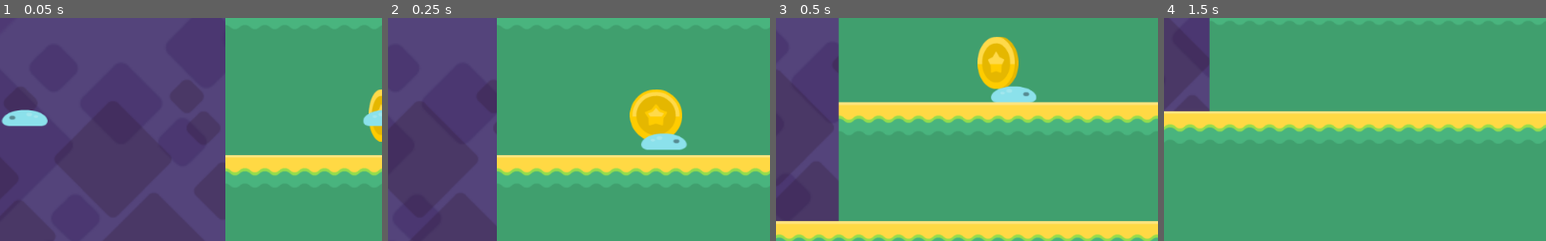
Above: before the commit, frames 1-4 (left to right).
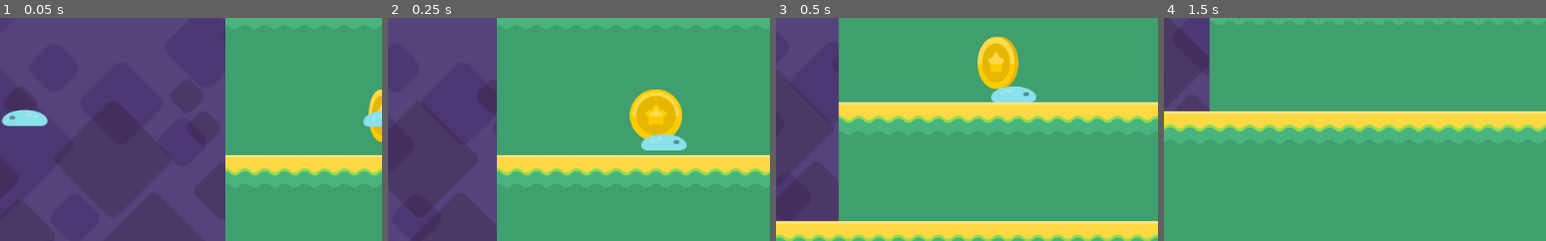
Above: after the commit, the same moments.

Repository: nkpresh/platforme-Game
Game: Godot game, scene res://Level1.tscn
The game is run twice, just before and just after one commit, with the same random seed, the same clock (stepped at 60 frames per second) and the same inputs.
Inputs:
- Up to frame 1 (0.05 s): no input
- Up to frame 2 (0.25 s): no input
- Up to frame 3 (0.5 s): no input
- Up to frame 4 (1.5 s): hold Right (right) from 0.53 s (still down); tap Up (jump) at 0.77 s
The pictures show only the part of the screen within x 50-100%, y 46-96%; the shares and areas given below are measured in that part.

The runs differ from the first frame. In frame 1, less than 0.1% of the frame differs, in the area x 95-100%, y 41-49%; in frame 2, 0.2%, in the area x 66-79%, y 51-60%; in frame 3, nothing differs; in frame 4, nothing differs.

Commit message:
cliff detection done

Diff:
--- a/Level1.tscn
+++ b/Level1.tscn
@@ -209,7 +209,7 @@
 position = Vector2( -832, 192 )
 
 [node name="enemy2" parent="enemies" instance=ExtResource( 10 )]
-position = Vector2( -256, 192 )
+position = Vector2( -256, 193.26 )
 direction = 1
 [connection signal="body_entered" from="fallzone" to="steve" method="_on_fallzone_body_entered"]
 [connection signal="coin_collected" from="coins/Coin" to="HUD" method="_on_Coin_coin_collected"]
--- a/enemy.gd
+++ b/enemy.gd
@@ -13,7 +13,7 @@
 
 func _physics_process(delta):
 
-	if is_on_wall() or not $floor_Checker.is_colliding() and is_on_floor():
+	if is_on_wall() or not $floor_Checker.is_colliding() and detects_cliffs and is_on_floor():
 		direction*=-1
 		$Sprite.flip_h=not $Sprite.flip_h
 		$floor_Checker.position.x=$CollisionShape2D.shape.get_extents().x*direction
